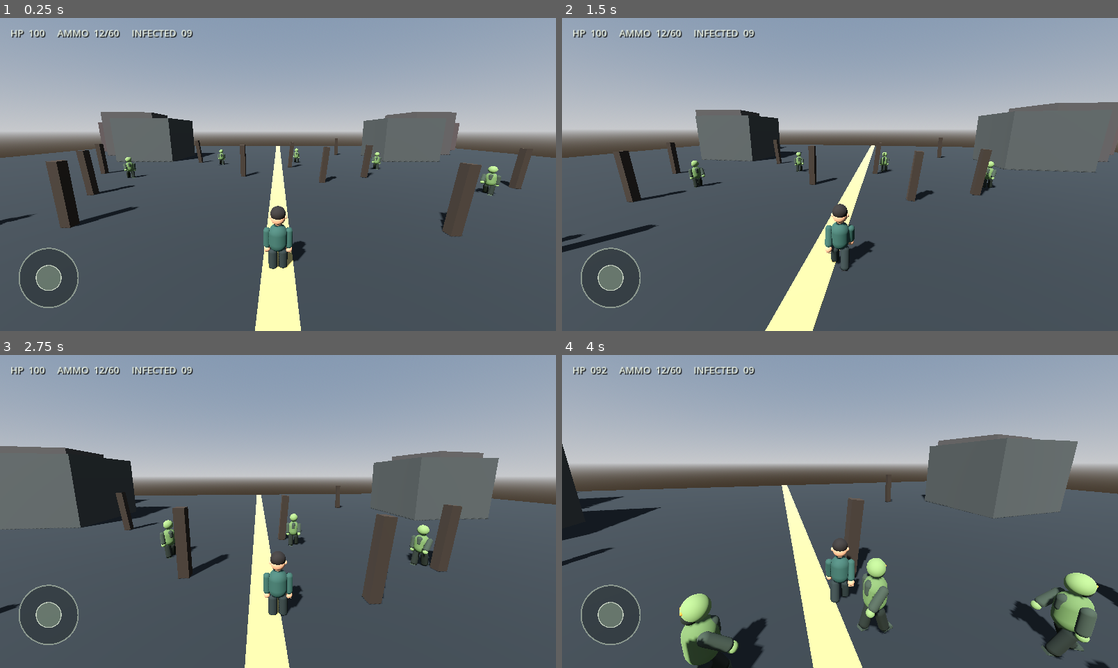
Above: before the commit, frames 1-4 (two rows, left to right).
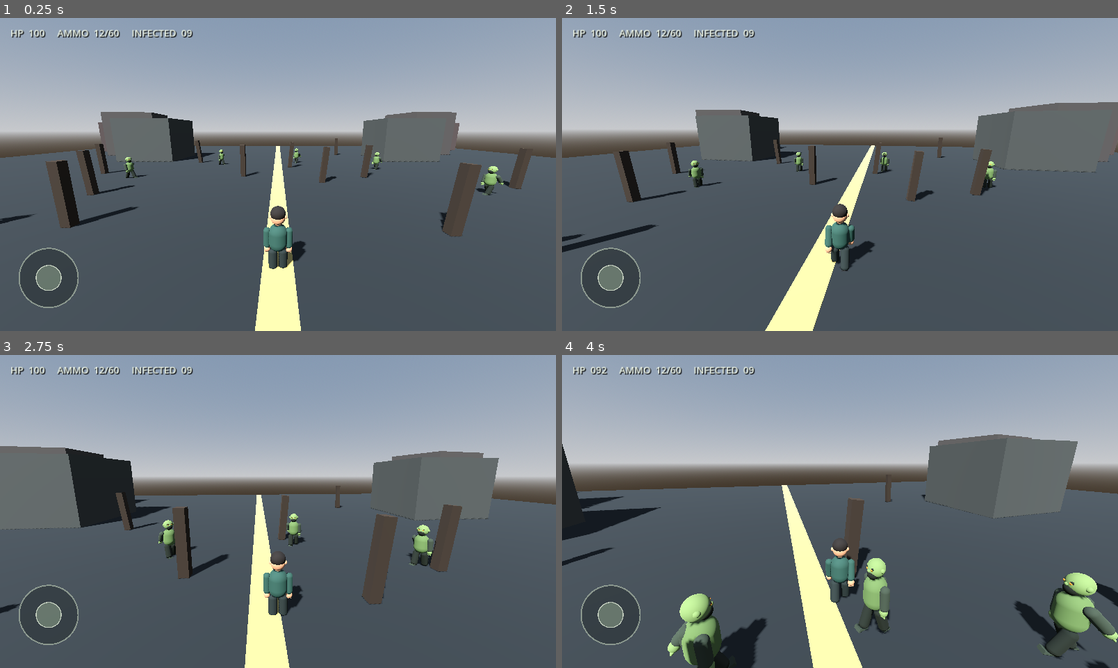
Above: after the commit, the same moments.

Repository: aljunatis40-alt/zombie-world-survivor
Game: Godot game, scene res://scenes/main.tscn
Two runs of this game, one before a commit and one after it. Both use one fixed random seed, a clock stepped at 60 frames per second and the inputs below.
Inputs (mouse positions are in pixels of both pictures, inside the frame that each line leads up to):
- Up to frame 1 (0.25 s): no input
- Up to frame 2 (1.5 s): move the mouse to (867, 174) at 0.52 s; hold W (move_forward) from 0.53 s (still down); click (867, 174) at 0.6 s; move the mouse to (812, 174) at 1.27 s; tap Shift (sprint) at 1.35 s
- Up to frame 3 (2.75 s): keep holding W (move_forward); move the mouse to (289, 505) at 2.02 s; click (289, 505) at 2.1 s
- Up to frame 4 (4 s): keep holding W (move_forward); move the mouse to (834, 517) at 2.77 s; tap Shift (sprint) at 2.85 s; move the mouse to (878, 514) at 3.52 s; click (878, 514) at 3.6 s

The runs differ from the first frame. In frame 1, 0.2% of the frame differs, in the area x 0-91%, y 42-67%; in frame 2, 0.1%; in frame 3, 0.3%; in frame 4, 1.9%, in the area x 19-100%, y 66-100%.

Commit message:
Improve zombie face hands and correct facing direction

Diff:
--- a/scripts/zombie.gd
+++ b/scripts/zombie.gd
@@ -40,6 +40,11 @@
 	var eye_material := _material(Color(0.82, 0.48, 0.16))
 	_add_capsule(visual, "Torso", 0.30, 0.91, Vector3(0, 0.10, 0), body_material)
 	_add_sphere(visual, "Head", 0.235, Vector3(0, 0.78, 0), skin)
+	_add_sphere(visual, "LeftEar", 0.06, Vector3(-0.22, 0.79, 0), skin)
+	_add_sphere(visual, "RightEar", 0.06, Vector3(0.22, 0.79, 0), skin)
+	_add_sphere(visual, "Nose", 0.045, Vector3(0, 0.76, -0.22), skin)
+	_add_sphere(visual, "LeftEyeSocket", 0.043, Vector3(-0.085, 0.82, -0.19), dark)
+	_add_sphere(visual, "RightEyeSocket", 0.043, Vector3(0.085, 0.82, -0.19), dark)
 	_add_sphere(visual, "Jaw", 0.15, Vector3(0, 0.66, -0.10), dark)
 	_add_sphere(visual, "LeftEye", 0.035, Vector3(-0.085, 0.81, -0.205), eye_material)
 	_add_sphere(visual, "RightEye", 0.035, Vector3(0.085, 0.81, -0.205), eye_material)
@@ -50,8 +55,12 @@
 	visual.add_child(right_arm)
 	_add_capsule(left_arm, "Sleeve", 0.12, 0.67, Vector3(0, -0.29, 0), torn_clothes)
 	_add_sphere(left_arm, "Hand", 0.105, Vector3(0, -0.64, -0.015), skin)
+	for finger in range(4):
+		_add_capsule(left_arm, "Finger_%d" % finger, 0.022, 0.105, Vector3(-0.06 + finger * 0.04, -0.73, -0.04), skin)
 	_add_capsule(right_arm, "Sleeve", 0.12, 0.67, Vector3(0, -0.29, 0), torn_clothes)
 	_add_sphere(right_arm, "Hand", 0.105, Vector3(0, -0.64, -0.015), skin)
+	for finger in range(4):
+		_add_capsule(right_arm, "Finger_%d" % finger, 0.022, 0.105, Vector3(-0.06 + finger * 0.04, -0.73, -0.04), skin)
 	left_leg = _pivot("LeftLeg", Vector3(-0.16, -0.30, 0))
 	right_leg = _pivot("RightLeg", Vector3(0.16, -0.30, 0))
 	visual.add_child(left_leg)
@@ -121,7 +130,7 @@
 		var direction := to_player.normalized()
 		velocity.x = direction.x * move_speed
 		velocity.z = direction.z * move_speed
-		visual.rotation.y = lerp_angle(visual.rotation.y, atan2(direction.x, direction.z), delta * 7.0)
+		visual.rotation.y = lerp_angle(visual.rotation.y, atan2(-direction.x, -direction.z), delta * 7.0)
 	else:
 		velocity.x = move_toward(velocity.x, 0.0, move_speed * 5.0 * delta)
 		velocity.z = move_toward(velocity.z, 0.0, move_speed * 5.0 * delta)
